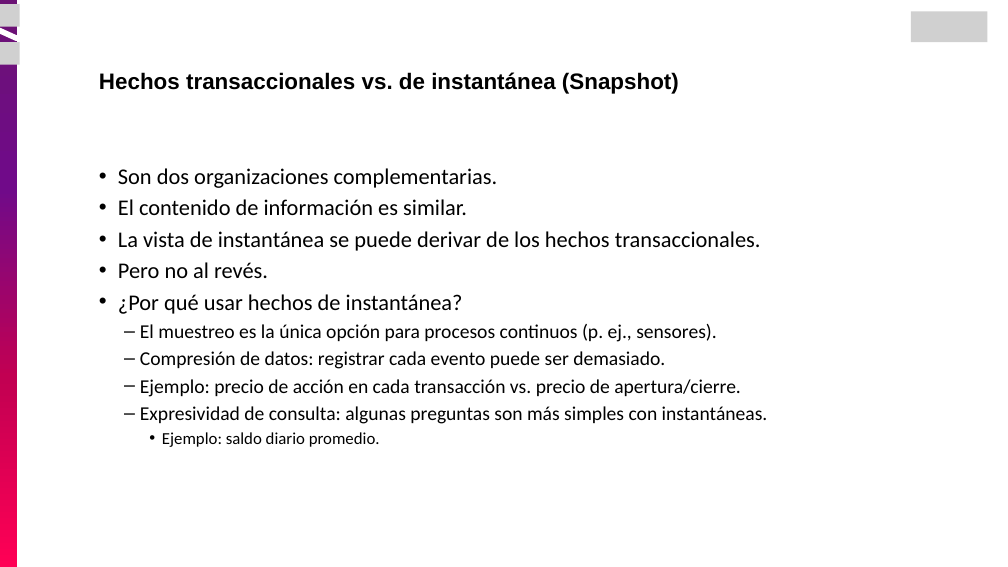
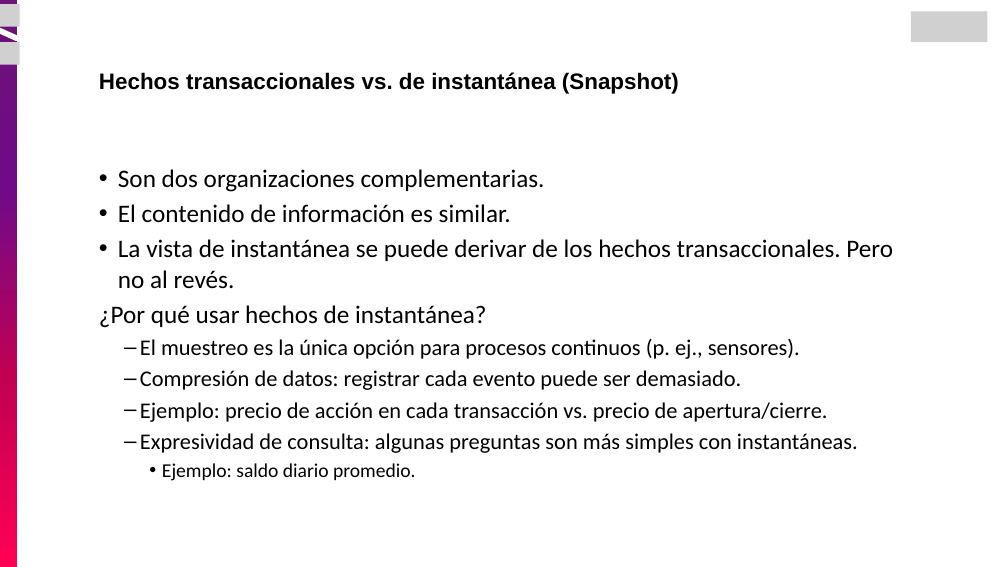
Before and after one commit to pariasm97/curso-ingenieria-de-datos, a slide deck: slide 89 of modulo-02_bases_datos/02_Bodegas de Datos - Intro Redshift/01_Bodegas de Datos.pptx (slide 80 before the commit). Drawn at 1008x567 pixels with LibreOffice and Linux fonts; fonts in the diff are those of the drawing; grey boxes stand for pictures. Boxes give left, top, right and bottom in pixels: in the first picture for what was removed or moved away, otherwise in the second. Text is boxed around its words. In the diff, an @@ line names an element or a change of style, - is before the commit and + after.

```diff
--- a/modulo-02_bases_datos/02_Bodegas de Datos - Intro Redshift/01_Bodegas de Datos.pptx
+++ b/modulo-02_bases_datos/02_Bodegas de Datos - Intro Redshift/01_Bodegas de Datos.pptx
@@ text at (99,169,858,481): size 32 to 36 pt in "Son dos organizaciones complementarias.", "El contenido de información es similar.", "¿Por qué usar hechos de instantánea?"; size 28 to 32 pt in "El muestreo es la única opción para ...", "Compresión de datos: registrar cada evento puede ...", "Ejemplo: precio de acción en cada transacción ...", "Expresividad de consulta: algunas preguntas son más ..."; size 24 to 28 pt in "Ejemplo: saldo diario promedio."; bullet • to none @@
@@ text at (118,239,893,289): text changed; size 32 to 36 pt @@
-• La vista de instantánea se puede derivar de los hechos transaccionales.
-• Pero no al revés.
+• La vista de instantánea se puede derivar de los hechos transaccionales. Pero no al revés.
```
Also in this commit, not shown: 22 other slides changed, 13 slides added.
